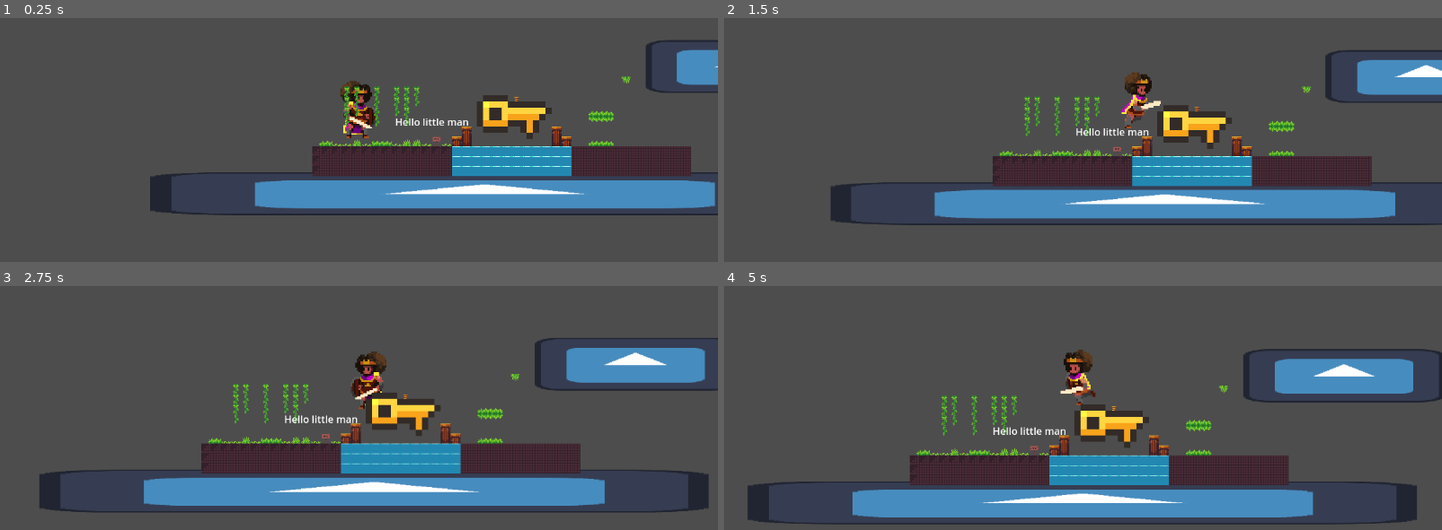
Above: before the commit, frames 1-4 (two rows, left to right).
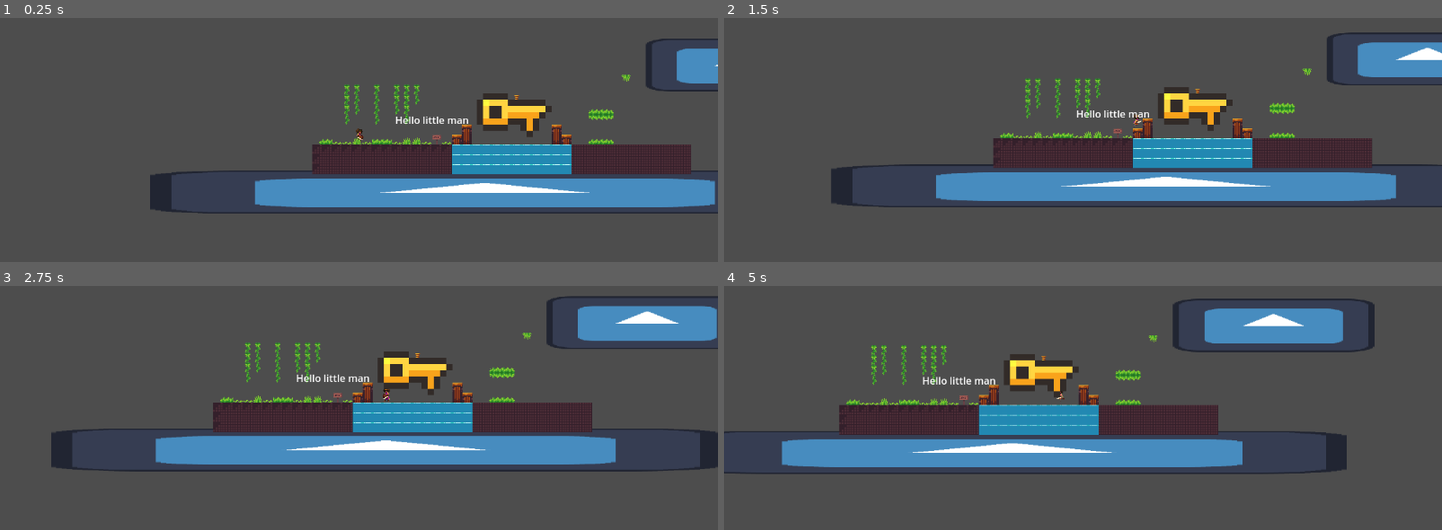
Above: after the commit, the same moments.

Repository: The-E21/TempleExploreDurhack24
Game: Godot game, scene res://Scenes/temple_scene.tscn
Two runs of this game, one before a commit and one after it. Both use one fixed random seed, a clock stepped at 60 frames per second and the inputs below. The engine's default icon, where the game draws it, is replaced by a stand-in: a white triangle on a blue panel in a dark square.
Inputs:
- Up to frame 1 (0.25 s): no input
- Up to frame 2 (1.5 s): hold Right (ui_right) from 0.53 s (still down); tap Space (jump) at 0.77 s
- Up to frame 3 (2.75 s): tap Space (jump) at 1.52 s; release Right (ui_right) at 2.03 s; hold Left (ui_left) from 2.03 s (still down)
- Up to frame 4 (5 s): release Left (ui_left) at 2.78 s; hold Right (ui_right) 2.78-4.28 s; tap Space (jump) at 3.02, 3.77, 4.52 s; hold Left (ui_left) from 4.28 s (still down)

The runs differ from the first frame. In frame 1, 6.0% of the frame differs, in the area x 20-100%, y 8-81%; in frame 2, 23%; in frame 3, 36%; in frame 4, 38%, in the area x 0-100%, y 5-98%.

Commit message:
shrunk the character

Diff:
--- a/Scenes/player.tscn
+++ b/Scenes/player.tscn
@@ -1,11 +1,10 @@
 [gd_scene load_steps=20 format=3 uid="uid://cmvm3tmon2yir"]
 
 [ext_resource type="Script" path="res://Scripts/playerscript.gd" id="1_dv0df"]
-[ext_resource type="Texture2D" uid="uid://bn26yywg2oykc" path="res://Assets/Legacy_Adventure_Pack_TEMPLE/Final/Character/Character_Sprite_Sheet.png" id="2_am2xj"]
+[ext_resource type="Texture2D" uid="uid://c55m5me61g5hd" path="res://Assets/Legacy_Adventure_Pack_TEMPLE/Final/Character/Character_Sprite_Sheet.png" id="2_am2xj"]
 
 [sub_resource type="CapsuleShape2D" id="CapsuleShape2D_ix1y5"]
-radius = 60.0
-height = 120.0
+height = 20.0
 
 [sub_resource type="AtlasTexture" id="AtlasTexture_wlirr"]
 atlas = ExtResource("2_am2xj")
@@ -146,11 +145,12 @@
 [node name="Sprite2D" type="Sprite2D" parent="."]
 
 [node name="CollisionShape2D" type="CollisionShape2D" parent="."]
+position = Vector2(1, 18)
 shape = SubResource("CapsuleShape2D_ix1y5")
 
 [node name="AnimatedSprite2D" type="AnimatedSprite2D" parent="."]
-position = Vector2(27, 1)
-scale = Vector2(2.51541, 2.55)
+position = Vector2(7, 15)
+scale = Vector2(0.526113, 0.6125)
 sprite_frames = SubResource("SpriteFrames_8kmgw")
 animation = &"run"
 frame = 6
